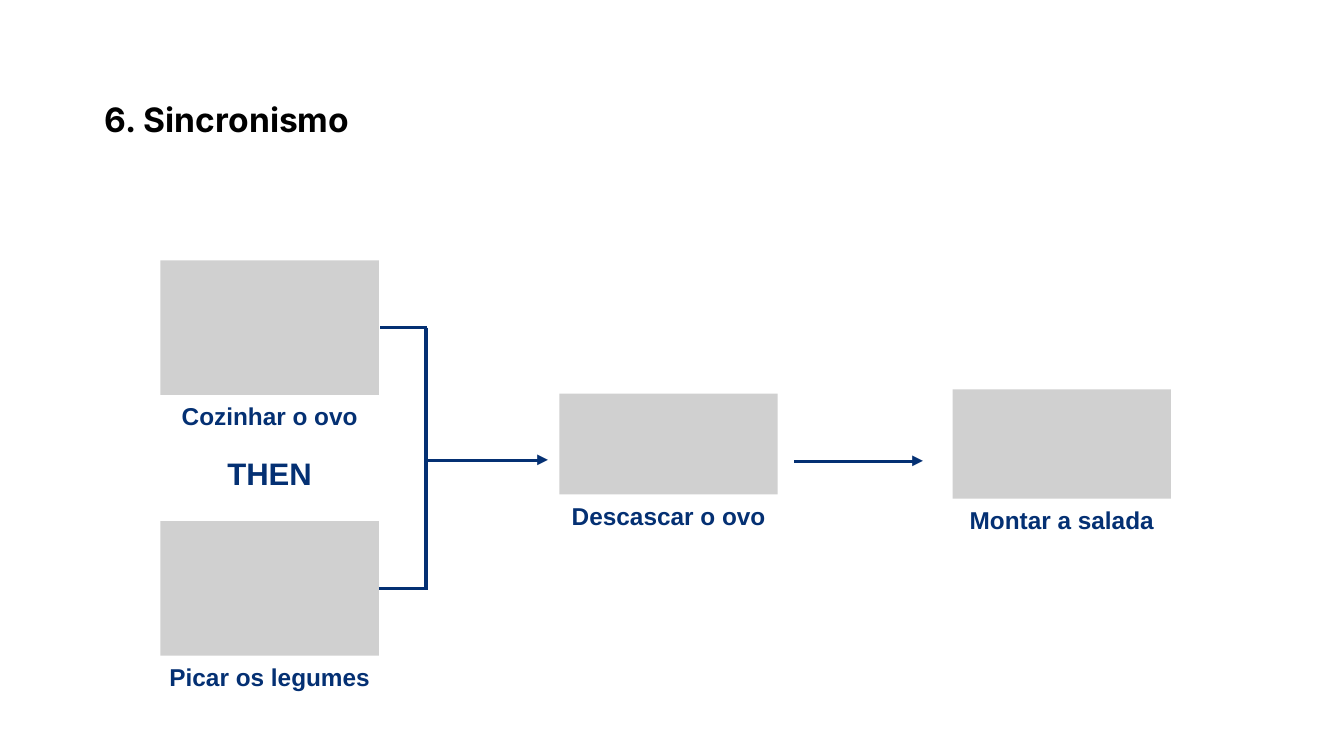
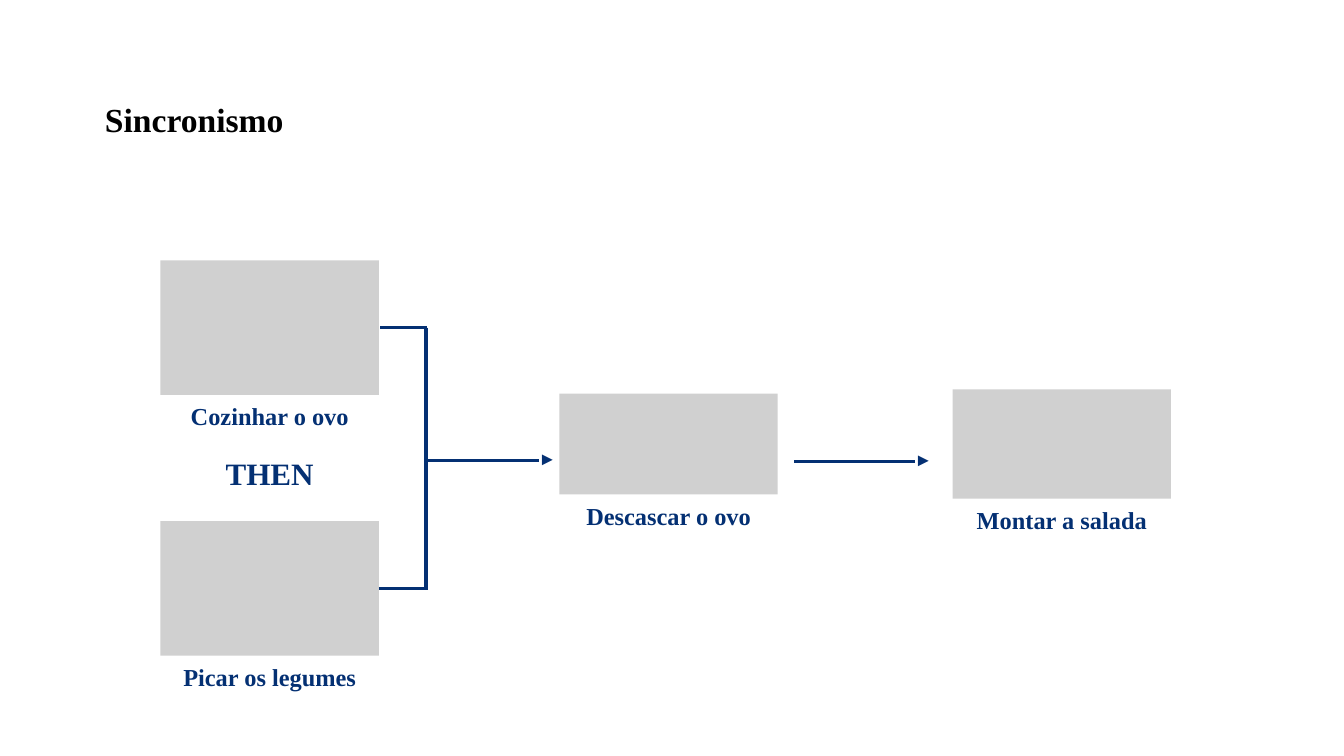
Before and after one commit to PedroMiho/UMC, a slide deck: slide 15 of engenharia-software/desenvolvimento-aplicacoes/pedro/Aula 10 - Programação Assincrona e Comunicação com API/Aula_Dart_Requisicoes_API.pptx. Drawn at 1344x756 pixels with LibreOffice and Linux fonts; fonts in the diff are those of the drawing; grey boxes stand for pictures; background and template pictures are left out. Boxes give left, top, right and bottom in pixels: in the first picture for what was removed or moved away, otherwise in the second. Text is boxed around its words. In the diff, an @@ line names an element or a change of style, - is before the commit and + after.

```diff
--- a/engenharia-software/desenvolvimento-aplicacoes/pedro/Aula 10 - Programação Assincrona e Comunicação com API/Aula_Dart_Requisicoes_API.pptx
+++ b/engenharia-software/desenvolvimento-aplicacoes/pedro/Aula 10 - Programação Assincrona e Comunicação com API/Aula_Dart_Requisicoes_API.pptx
@@ text at <box>105,108,284,133</box>: text changed; font Inter to Times New Roman @@
-6. Sincronismo
+Sincronismo
@@ font Arial to Times New Roman in 7 elements at <box>191,408,349,426</box>, <box>183,669,356,692</box>, <box>226,464,314,485</box>, <box>586,509,751,526</box>, <box>977,512,1146,530</box>, <box>531,449,554,471</box>, <box>907,450,930,472</box> @@
```
Also in this commit, not shown: 24 other slides changed, 1 other file.
